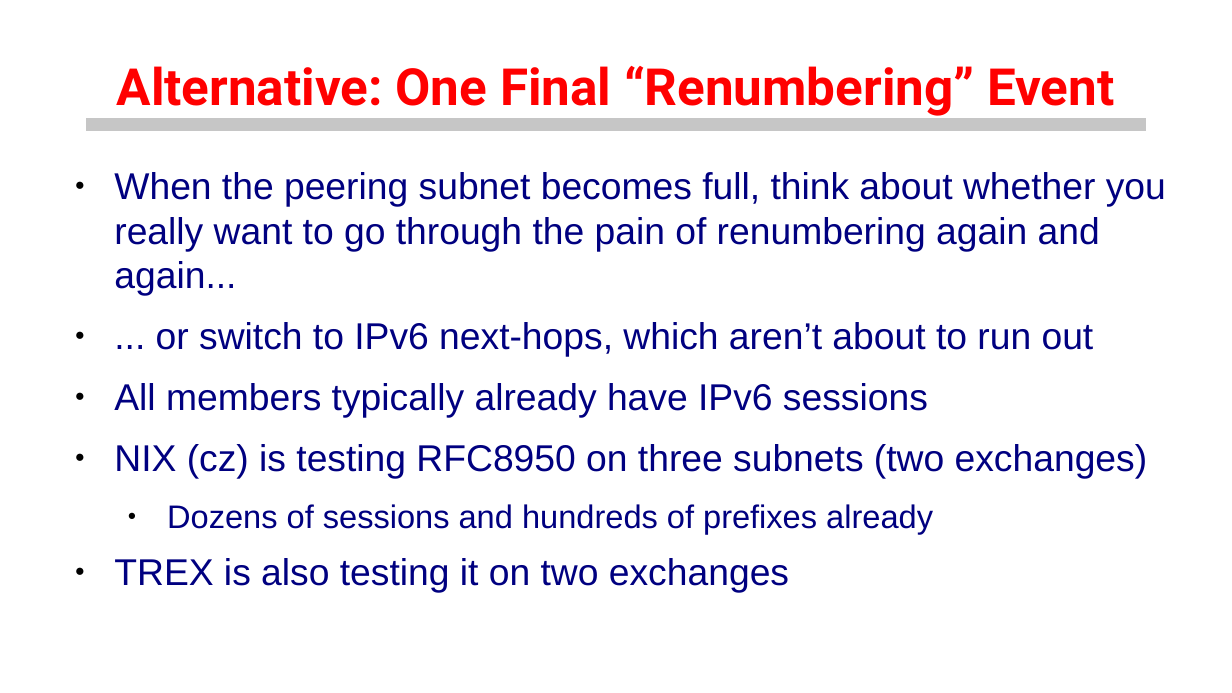
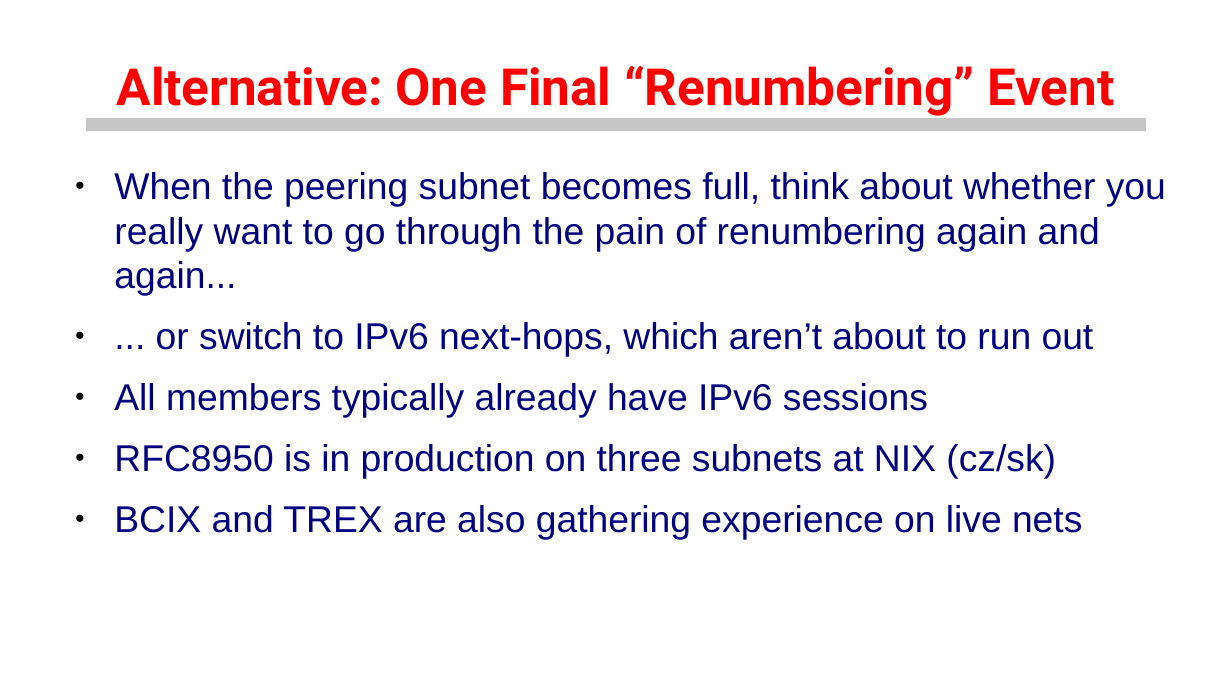
Before and after one commit to euro-ix/rfc8950-ixp, a slide deck: slide 8 of presentations/ipv6-only-ixps.odp. Drawn at 1232x693 pixels with LibreOffice and Linux fonts; fonts in the diff are those of the drawing; background and template pictures are left out. Boxes give left, top, right and bottom in pixels: in the first picture for what was removed or moved away, otherwise in the second. Text is boxed around its words. In the diff, an @@ line names an element or a change of style, - is before the commit and + after.

```diff
--- a/presentations/ipv6-only-ixps.odp
+++ b/presentations/ipv6-only-ixps.odp
@@ text at (x1=114, y1=444, x2=1082, y2=540): text changed @@
-● NIX (cz) is testing RFC8950 on three subnets (two exchanges)
-  ● Dozens of sessions and hundreds of prefixes already
-● TREX is also testing it on two exchanges
+● RFC8950 is in production on three subnets at NIX (cz/sk)
+● BCIX and TREX are also gathering experience on live nets
```
Also in this commit, not shown: 2 other slides changed, 1 other file.
